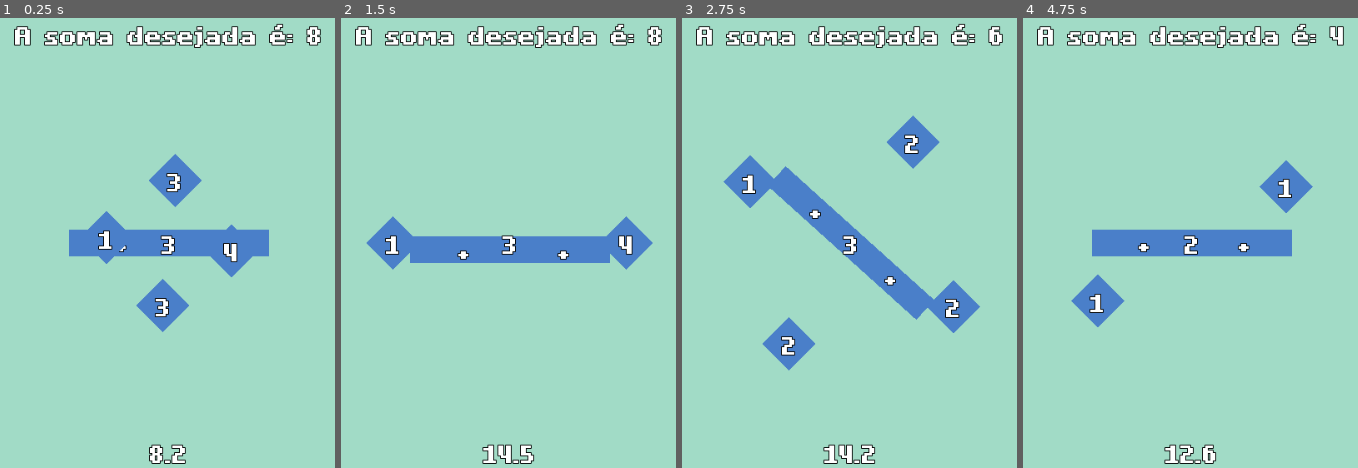
Above: before the commit, frames 1-4 (left to right).
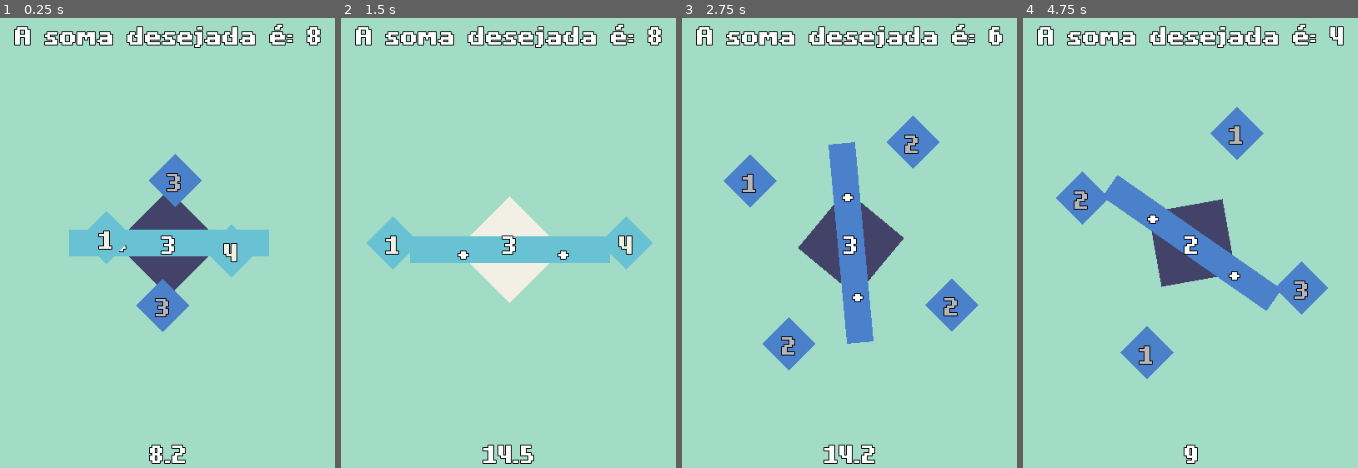
Above: after the commit, the same moments.

Repository: luisfpatrocinio/SquareSum
Game: Godot game, scene res://Level.tscn
Same seed, same stepped clock (60 frames per second), same inputs: the game is played once before the commit and once after it.
Inputs:
- Up to frame 1 (0.25 s): no input
- Up to frame 2 (1.5 s): tap Enter (ui_accept) at 0.5, 0.77, 1.25 s; hold Right (ui_right) 0.53-1.28 s; hold Down (ui_down) from 1.28 s (still down)
- Up to frame 3 (2.75 s): tap Enter (ui_accept) at 1.52 s; release Down (ui_down) at 2.03 s; hold Right (ui_right) from 2.03 s (still down)
- Up to frame 4 (4.75 s): release Right (ui_right) at 2.78 s; hold Up (ui_up) 2.78-3.53 s; tap Enter (ui_accept) at 3.02, 3.77, 4.52 s; hold Left (ui_left) from 3.53 s (still down)

The runs differ from the first frame. In frame 1, 6.0% of the frame differs, in the area x 20-81%, y 34-67%; in frame 2, 7.1%; in frame 3, 7.9%; in frame 4, 13%, in the area x 9-92%, y 19-100%.

Commit message:
Particles and highlighting of numbers and polygons.

Diff:
--- a/Bar.gd
+++ b/Bar.gd
@@ -1,6 +1,6 @@
 extends Area2D
 onready var parent = get_parent()
-
+onready var polygon = get_node("Polygon2D")
 var colliders = [];
 var numbers = [];
 
@@ -8,4 +8,4 @@
 	colliders = get_overlapping_areas()
 	for collider in colliders:
 		numbers.append(collider.my_number)
-	parent.debugLabel.text = str(numbers)
+#	parent.debugLabel.text = str(numbers)
--- /dev/null
+++ b/ExplosionParticles.gd
@@ -0,0 +1,19 @@
+extends CPUParticles2D
+
+
+# Declare member variables here. Examples:
+# var a: int = 2
+# var b: String = "text"
+
+
+# Called when the node enters the scene tree for the first time.
+func _ready() -> void:
+	pass # Replace with function body.
+
+func _process(delta: float) -> void:
+	if !emitting:
+		queue_free();
+
+# Called every frame. 'delta' is the elapsed time since the previous frame.
+#func _process(delta: float) -> void:
+#	pass
--- /dev/null
+++ b/ExplosionParticles.tscn
@@ -0,0 +1,27 @@
+[gd_scene load_steps=4 format=2]
+
+[ext_resource path="res://ExplosionParticles.gd" type="Script" id=1]
+
+[sub_resource type="Curve" id=2]
+_data = [ Vector2( 0, 1 ), 0.0, 0.0, 0, 0, Vector2( 1, 0 ), 0.0, 0.0, 0, 0 ]
+
+[sub_resource type="Gradient" id=1]
+colors = PoolColorArray( 1, 1, 1, 1, 1, 1, 1, 0 )
+
+[node name="CPUParticles2D" type="CPUParticles2D"]
+emitting = false
+amount = 32
+one_shot = true
+explosiveness = 1.0
+lifetime_randomness = 0.5
+local_coords = false
+emission_shape = 1
+emission_sphere_radius = 20.0
+direction = Vector2( 0, -5 )
+spread = 71.42
+initial_velocity = 32.0
+scale_amount = 3.0
+scale_amount_curve = SubResource( 2 )
+color = Color( 0.0313726, 0.329412, 0.352941, 1 )
+color_ramp = SubResource( 1 )
+script = ExtResource( 1 )
--- a/Level.tscn
+++ b/Level.tscn
@@ -1,9 +1,8 @@
-[gd_scene load_steps=6 format=2]
+[gd_scene load_steps=5 format=2]
 
 [ext_resource path="res://Roulette.gd" type="Script" id=1]
 [ext_resource path="res://mnr_theme.tres" type="Theme" id=2]
 [ext_resource path="res://Bar.gd" type="Script" id=3]
-[ext_resource path="res://assets/background.png" type="Texture" id=4]
 
 [sub_resource type="RectangleShape2D" id=1]
 extents = Vector2( 119.5, 17.5 )
@@ -17,12 +16,23 @@
 [node name="Controller" type="Node" parent="."]
 script = ExtResource( 1 )
 
+[node name="ColorRect" type="ColorRect" parent="Controller"]
+anchor_right = 1.0
+anchor_bottom = 1.0
+margin_right = 960.0
+margin_bottom = 540.0
+color = Color( 0.635294, 0.862745, 0.780392, 1 )
+
 [node name="Area2D" type="Area2D" parent="Controller"]
 position = Vector2( 480, 270 )
 script = ExtResource( 3 )
 
 [node name="CollisionShape2D" type="CollisionShape2D" parent="Controller/Area2D"]
 shape = SubResource( 1 )
+
+[node name="Polygon2D_Fundo" type="Polygon2D" parent="Controller/Area2D"]
+color = Color( 0.262745, 0.262745, 0.415686, 1 )
+polygon = PoolVector2Array( 0, -64, 64, 0, 0, 64, -64, 0 )
 
 [node name="Polygon2D" type="Polygon2D" parent="Controller/Area2D"]
 color = Color( 0.294118, 0.501961, 0.792157, 1 )
@@ -99,11 +109,5 @@
 align = 1
 valign = 1
 
-[node name="Background" type="TextureRect" parent="."]
-margin_right = 960.0
-margin_bottom = 540.0
-texture = ExtResource( 4 )
-expand = true
-
 [connection signal="timeout" from="Controller/Timer" to="Controller" method="_on_Timer_timeout"]
 [connection signal="timeout" from="Controller/TimerToStart" to="Controller" method="_on_TimerToStart_timeout"]
--- a/Number.gd
+++ b/Number.gd
@@ -5,9 +5,11 @@
 onready var my_number = 0;
 onready var my_scale = 0;
 onready var highlighted = false;
+onready var polygon = get_node("Polygon2D")
 onready var label = get_node("Label")
 onready var controller = get_parent()
 onready var succeeded = false;
+onready var destroyParticles = preload("res://ExplosionParticles.tscn");
 
 var shakeFactor = 3;
 
@@ -32,6 +34,11 @@
 	if highlighted:
 		posx += randi() % shakeFactor
 		posy += randi() % shakeFactor
+		polygon.color = Color(0.408,0.761,0.827)
+		label.add_color_override("font_color", Color(0.94902, 0.941176, 0.898039, 1.0))
+	else:
+		polygon.color = Color(0.294,0.502,0.792)
+		label.add_color_override("font_color", Color(0.722,0.71,0.725, 1.0))
 
 	if succeeded:
 		if posx < 480:
@@ -54,3 +61,13 @@
 		global_position.y = posy;
 
 #	global_position = Vector2(posx, posy)
+
+
+func _on_Area2D2_tree_exiting() -> void:
+	print("Explodindo.")
+	var _part = destroyParticles.instance();
+	_part.position = global_position;
+	_part.rotation = randi() % 360;
+	_part.emitting = true;
+	get_parent().add_child(_part);
+	pass # Replace with function body.
--- a/Number.tscn
+++ b/Number.tscn
@@ -31,3 +31,5 @@
 align = 1
 valign = 1
 autowrap = true
+
+[connection signal="tree_exiting" from="." to="." method="_on_Area2D2_tree_exiting"]
--- a/Roulette.gd
+++ b/Roulette.gd
@@ -11,6 +11,8 @@
 onready var barNumberLabel = get_node("BarNumber")
 onready var operator1 = get_node("Operator1")
 onready var operator2 = get_node("Operator2")
+onready var insideDiamond = line.get_node("Polygon2D_Fundo")
+var barAngSpd = 12
 var numbersArray = []
 var desired_number = 0
 var actualLevel = 0
@@ -31,12 +33,26 @@
 func _process(delta: float) -> void:
 	# Receber Input do Jogador: Inclinar Barra
 	var xAxis = Input.get_axis("ui_left", "ui_right");
+	var _destAng = line.rotation_degrees;
 	if !success:
-		line.rotation_degrees += xAxis;
-	if line.rotation_degrees > 360: line.rotation_degrees -= 360
-	if line.rotation_degrees < 0: line.rotation_degrees += 360
-	line.rotation_degrees = round(line.rotation_degrees)
+		_destAng += xAxis * barAngSpd;
+		insideDiamond.color = Color(0.262745, 0.262745, 0.415686);
+	else:
+		_destAng = 0 if line.rotation_degrees < 90 else 180
+		insideDiamond.color = Color(0.94902, 0.941176, 0.898039);
+
+	line.rotation_degrees = lerp(line.rotation_degrees, _destAng, 0.168)
+
+	if line.rotation_degrees > 180: line.rotation_degrees -= 180
+	if line.rotation_degrees < 0: line.rotation_degrees += 180
+#	line.rotation_degrees = round(line.rotation_degrees)
 	debugLabel.text = str(line.rotation_degrees);
+
+	# Atualizar cor da barra
+	if len(line.colliders) > 0:
+		line.polygon.color = Color(0.408,0.761,0.827)
+	else:
+		line.polygon.color = Color(0.294,0.502,0.792)
 
 	# Atualizar Angulo global
 	globalAngle += delta * 0.20
@@ -63,9 +79,6 @@
 					nmb.queue_free()
 				else:
 					nmb.succeeded = true
-
-			# Centralizar Barra
-			line.rotation_degrees = 0;
 		else:
 			# Resultado Errado
 			print("ErRRRRRrrou!")
@@ -191,6 +204,6 @@
 
 func _on_Timer_timeout():
 	# Game Over
-	print("FIM de jogo")
+	print("Fim de jogo")
 	get_tree().reload_current_scene()
 	pass # Replace with function body.
--- a/project.godot
+++ b/project.godot
@@ -42,4 +42,5 @@
 
 [rendering]
 
+quality/driver/driver_name="GLES2"
 environment/default_environment="res://default_env.tres"
